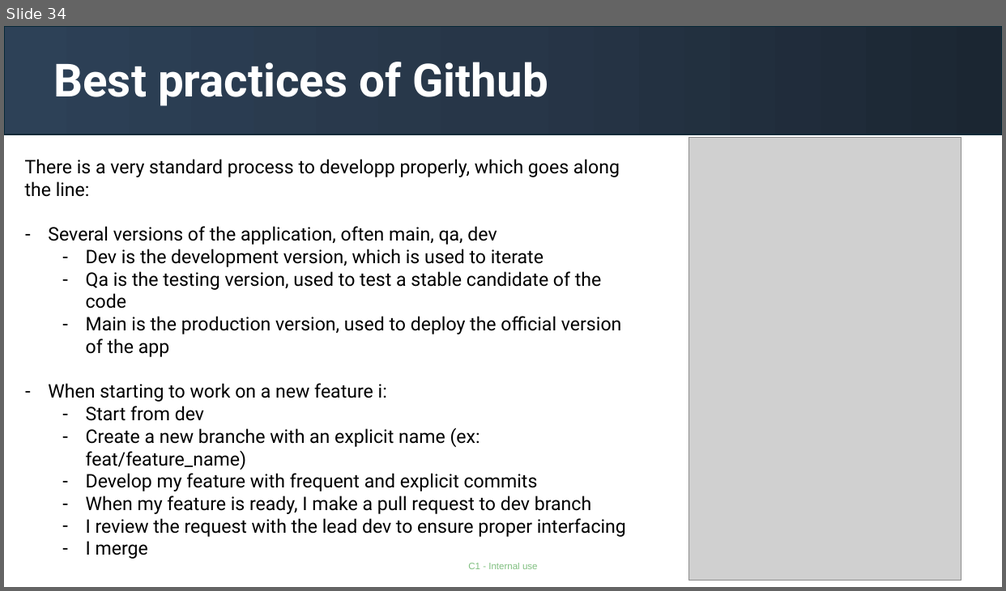
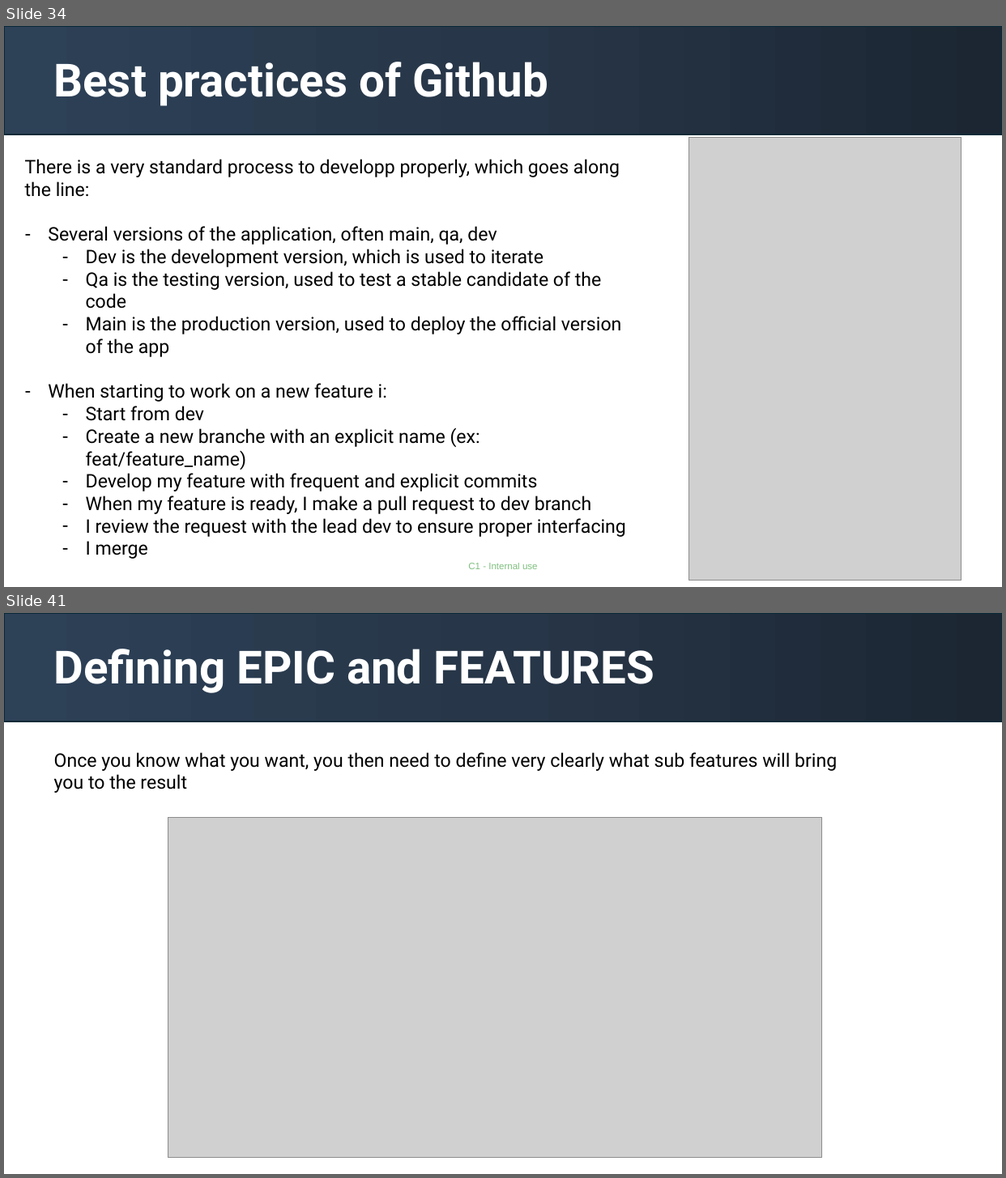
Before and after one commit to gabrielolympie/PythonForFinance, a slide deck: presentations/1.Introduction.pptx. Shown one above the other, each under a label of ours: slide 34 before the commit, slides 34 and 41 after it; the slides between them are not shown. The pictures are 1006x591 and 1006x1178 pixels, drawn with LibreOffice and Linux fonts; fonts in the diff are those of the drawing; grey boxes stand for pictures. Boxes give left, top, right and bottom in pixels: in the first picture for what was removed or moved away, otherwise in the second. Text is boxed around its words. In the diff, an @@ line names an element or a change of style, - is before the commit and + after.

```diff
--- a/presentations/1.Introduction.pptx
+++ b/presentations/1.Introduction.pptx
@@ slide 41 added at <box>4,613,1002,1174</box>, background #FFFFFF; not listed: 1 template element that a slide beside it also shows @@
@@ rectangle added at <box>4,613,1002,722</box>, fill gradient #1B2633 to #273749 to #2E4157, outline #092A39 1.5 pt @@
@@ title added at <box>53,649,654,693</box>, 44 pt, text #FFFFFF, bold @@
+Defining EPIC and FEATURES
@@ text added at <box>54,752,837,793</box>, 18 pt, text #000000 @@
+  Once you know what you want, you then need to define very clearly what sub features will bring you to the result
@@ picture added at <box>168,817,822,1157</box> @@
```
Also in this commit, not shown: 1 slide changed, 10 other slides added, 1 slide removed, 2 other files.
